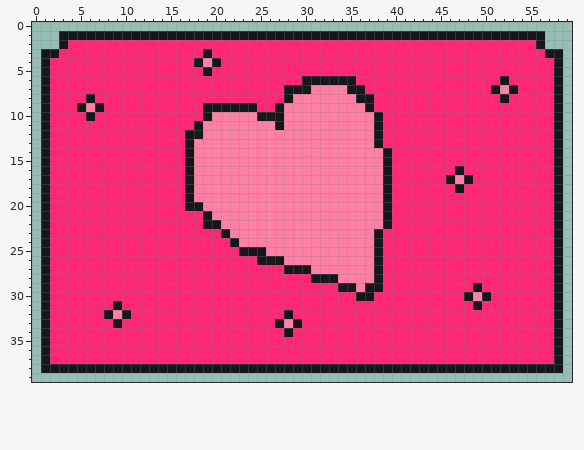
A pixel-art sprite gets an edit: assets/images/cover-hearts.png. The picture above was drawn from the file before the commit.
The file is 60x40 pixels.
Once edited:
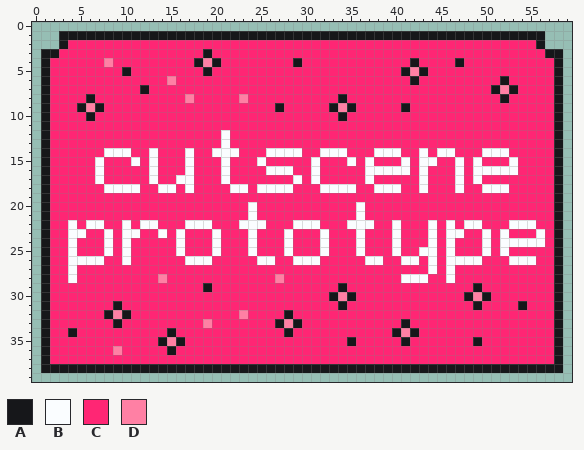
Palette (. is transparent): A #16171a  B #fafdff  C #ff2674  D #ff80a4
From old to new:
Changed rows in their new state; - is an unchanged pixel.
first column x 4:
 4 ----D--------------------A------------A----A---------
 5 ------A------------------------------ADA-------------
 6 -----------D--------------CCCCCC------A--------------
 7 --------A---------------CCCCCCCCC--------------------
 8 -------------D-----D----CCCCCCACCC-------------------
 9 ---------------CCCCCC---CCCCCA-ACC---A---------------
10 ---------------CCCCCCCCCCCCCCCACCCC------------------
11 --------------CCCCCCCCCCCCCCCCCCCCC------------------
12 -------------CCCCBCCCCCCCCCCCCCCCCC------------------
13 -------------CCCCBCCCCCCCCCCCCCCCCC------------------
14 ----BBB--B---BCCBBBCCCBBBBCCBBBCCCBBB--B-BB---BBB----
15 ---B---B-B---BCCCBCCCBCCCCCBCCCBCBCC-B-BB--B-B---B---
16 ---B-----B---BCCCBCCCCBBBCCBCCCCCBBBBB-B---B-BBBBB---
17 ---B-----B--BBCCCBCCCCCCCBCBCCCCCBCC---B--CBCB-------
18 ----BBBB--BB-BCCCCBBCBBBBCCCBBBBCCBBB--B---B--BBB----
19 -------------CCCCCCCCCCCCCCCCCCCCCCC-----------------
20 -------------CCCCCCCBCCCCCCCCCCCBCCC-----------------
21 ---------------CCCCCBCCCCCCCCCCCBCCC-----------------
22 B-BB--B-BB---BBBCCCBBBCCCBBBCCCBBBCCB---B-B-BB---BBB-
23 BB--B-BB--B-B---BCCCBCCCBCCCBCCCBCC-B---B-BB--B-B---B
24 B---B-B-----B---B-CCBCCCBCCCBCCCBCC-B---B-B---B-BBBBB
25 B---B-B-----B---B--CBCCCBCCCBCCCBCC-B--BB-B---B-B----
26 BBBB--B------BBB-----BBCCBBBCCCCCBB--BB-B-BBBB---BBB-
27 B-----------------------CCCCCCCCCCC-----B-B----------
28 B---------D------------D---CCCCCCCC--BBB--B----------
29 ---------------A---------------CCCC------------------
30 -----------------------------ADACC-------------------
31 ------------------------------A-------------------A--
32 -------------------D---------------------------------
33 ---------------D---------------------A---------------
34 A----------A------------------------ADA--------------
35 ----------ADA------------------A-----A-------A-------
36 -----D-----A-----------------------------------------
Where, in picture pixels (left, top, right, bottom), the same in both pictures:
changed: (68, 58, 545, 355)
